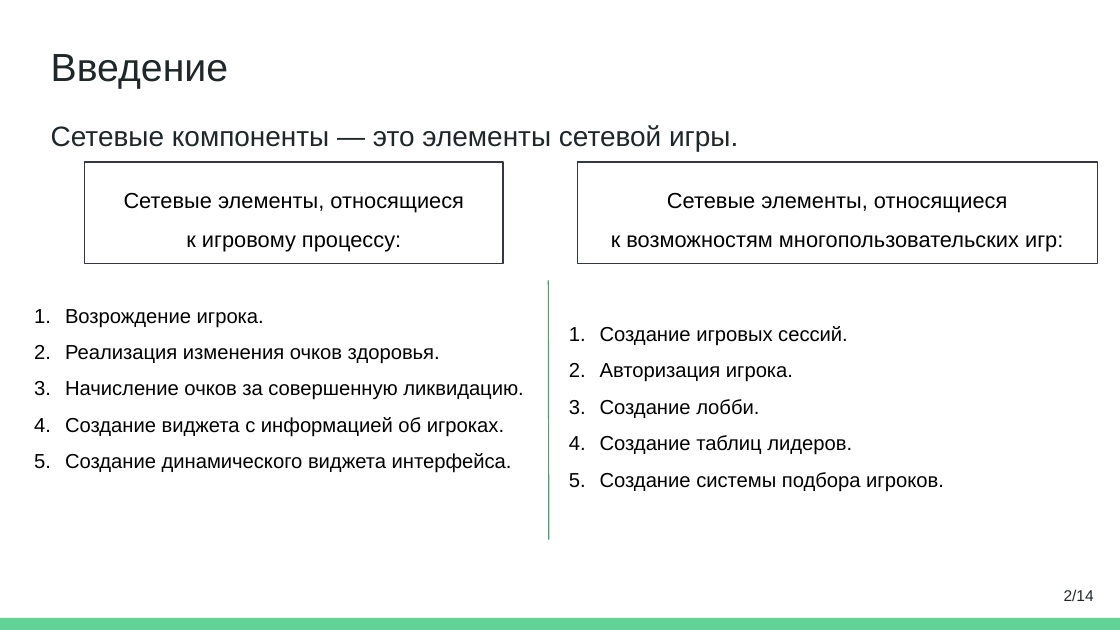
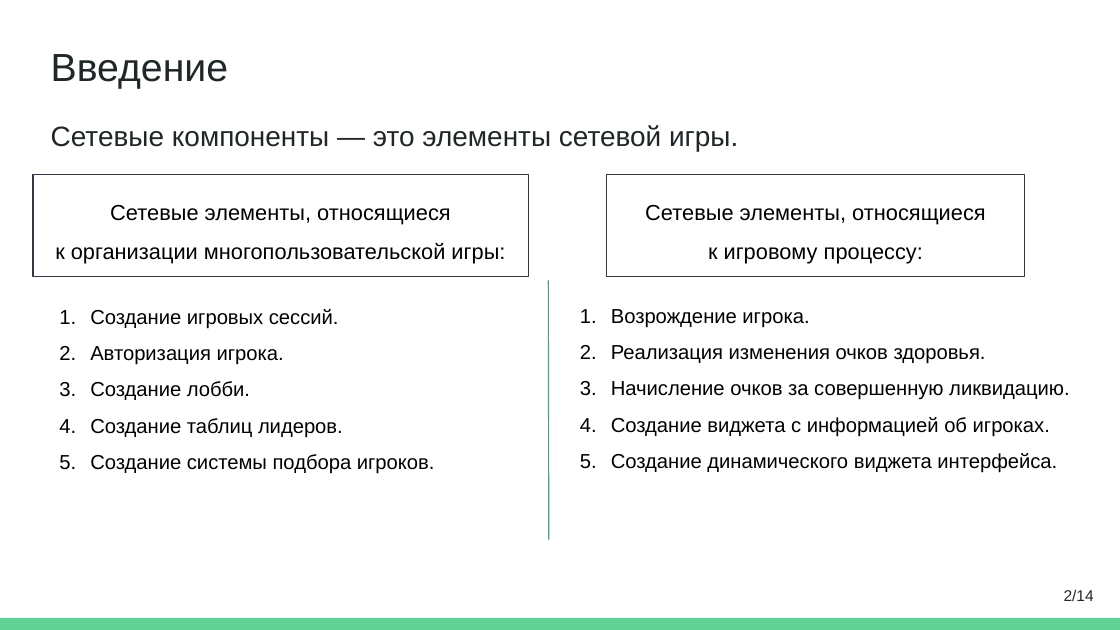
Before and after one commit to youngB0rrov/bmstu_doc, a slide deck: slide 2 of MMAPS/presentation/Интеграция_сетевых_компонентов_в_шаблон_многопользовательской_игры_.pptx. Drawn at 1120x630 pixels with LibreOffice and Linux fonts; fonts in the diff are those of the drawing. Boxes give left, top, right and bottom in pixels: in the first picture for what was removed or moved away, otherwise in the second. Text is boxed around its words. In the diff, an @@ line names an element or a change of style, - is before the commit and + after.

```diff
--- a/MMAPS/presentation/Интеграция_сетевых_компонентов_в_шаблон_многопользовательской_игры_.pptx
+++ b/MMAPS/presentation/Интеграция_сетевых_компонентов_в_шаблон_многопользовательской_игры_.pptx
@@ rectangle "Сетевые элементы, относящиеся": place and size @@
-rectangle "Сетевые элементы, относящиеся" at bbox=[577, 162, 1096, 264]
+rectangle "Сетевые элементы, относящиеся" at bbox=[32, 175, 528, 277]
@@ rectangle "Сетевые элементы, относящиеся": place and size @@
-rectangle "Сетевые элементы, относящиеся" at bbox=[85, 162, 503, 264]
+rectangle "Сетевые элементы, относящиеся" at bbox=[607, 175, 1025, 277]
@@ text in rectangle at bbox=[55, 242, 505, 264]: text changed @@
-к возможностям многопользовательских игр:
+к организации многопользовательской игры:
@@ text "Создание игровых сессий.": place and size @@
-text "Создание игровых сессий." at bbox=[600, 326, 944, 492]
+text "Создание игровых сессий." at bbox=[90, 309, 435, 474]
@@ text "Возрождение игрока.": place and size @@
-text "Возрождение игрока." at bbox=[65, 309, 523, 473]
+text "Возрождение игрока." at bbox=[611, 309, 1069, 473]
```
Also in this commit, not shown: 4 other slides changed, 1 slide removed.
